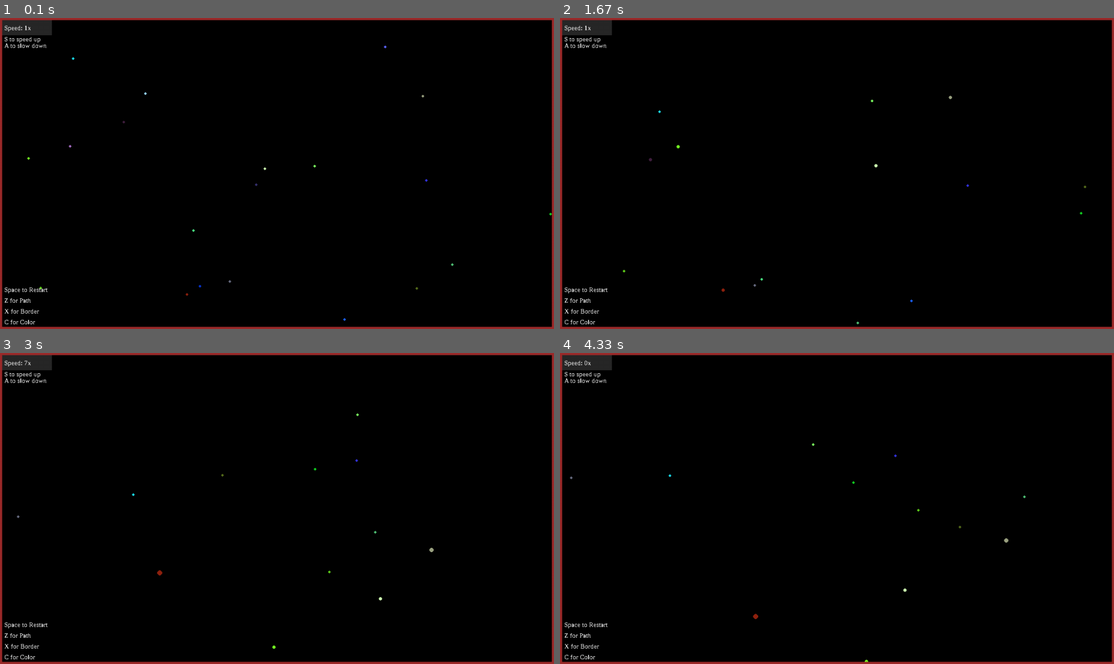
Above: before the commit, frames 1-4 (two rows, left to right).
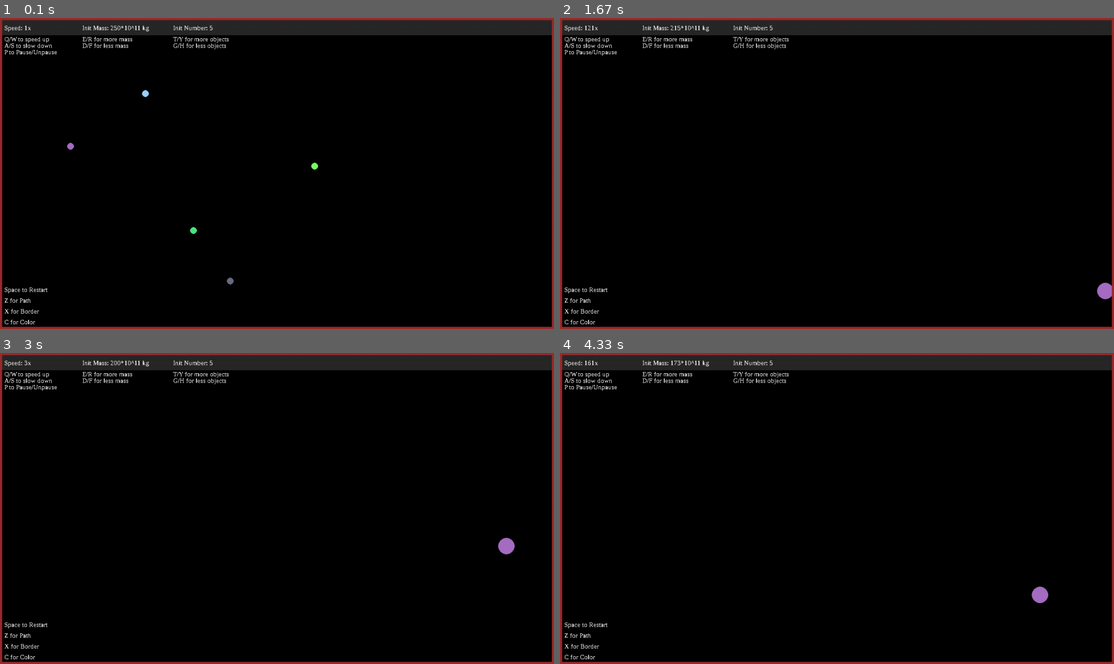
Above: after the commit, the same moments.

Repository: HiDoYa/gravity-simulation
Game: pygame game, started from simulation/main.py
The game is run twice, just before and just after one commit, with the same random seed, the same clock (stepped at 60 frames per second) and the same inputs.
Inputs (mouse positions are in pixels of both pictures, inside the frame that each line leads up to):
- Up to frame 1 (0.1 s): no input
- Up to frame 2 (1.67 s): hold D 0.33-0.8 s; press the mouse at (687, 182) at 0.87 s; move the mouse to (842, 195) at 0.97 s; release the mouse at (1003, 204) at 1.1 s; hold W 1.17-1.47 s; move the mouse to (632, 179) at 1.2 s; tap F at 1.23, 1.57 s; tap T at 1.32 s; hold D from 1.5 s (still down)
- Up to frame 3 (3 s): tap F at 1.87, 2.07, 2.37, 2.63, 2.97 s; release D at 1.97 s; hold A 2-2.53 s; tap Y at 2.15 s; hold S 2.57-2.87 s; tap T at 2.72 s; hold A from 2.9 s (still down)
- Up to frame 4 (4.33 s): tap F at 3.27, 3.4, 3.8, 4.1 s; release A at 3.3 s; hold W 3.33-3.7 s; tap Y at 3.48 s; hold D from 3.73 s (still down); tap T at 3.88 s

The runs differ from the first frame. In frame 1, 4.9% of the frame differs, in the area x 0-100%, y 0-98%; in frame 2, 5.0%; in frame 3, 5.0%; in frame 4, 5.0%, in the area x 0-100%, y 0-100%.

Commit message:
Added tool tip to select objects

Diff:
--- a/simulation/main.py
+++ b/simulation/main.py
@@ -22,16 +22,21 @@
 text_z = text_font.render("Z for Path", False, WHITE)
 text_x = text_font.render("X for Border", False, WHITE)
 text_c = text_font.render("C for Color", False, WHITE)
-text_s = text_font.render("S to speed up", False, WHITE)
-text_a = text_font.render("A to slow down", False, WHITE)
+text_s = text_font.render("Q/W to speed up", False, WHITE)
+text_a = text_font.render("A/S to slow down", False, WHITE)
+text_d = text_font.render("E/R for more mass", False, WHITE)
+text_f = text_font.render("D/F for less mass", False, WHITE)
+text_g = text_font.render("T/Y for more objects", False, WHITE)
+text_h = text_font.render("G/H for less objects", False, WHITE)
+text_p = text_font.render("P to Pause/Unpause", False, WHITE)
 
 clock = pygame.time.Clock()
 random.seed()
 
 # Create objects
 objects = []
-number_of_objects = 20
-start_mass = 30
+number_of_objects = 5
+start_mass = 250
 game_speed = 1
 
 # Create border
@@ -44,6 +49,7 @@
 # Flags
 done = False
 pressing = False
+pause = False
 draw_path = False
 draw_color = True
 border = True
@@ -77,6 +83,7 @@
         # Initialize mass and position
         self.mass = mass
         self.merged = False
+        self.selected = False
 
         self.color = color
 
@@ -184,6 +191,11 @@
 
     def draw_object(self):
         if not self.merged:
+            # If an object is selected, draw an outline around them
+            if self.selected:
+                pygame.draw.circle(screen, DARK_RED, [int(self.position_x), int(self.position_y)], int(self.radius) + 4)
+
+            # Draw objects. If/else for diff color modes
             if draw_color:
                 pygame.draw.circle(screen, self.color, [int(self.position_x), int(self.position_y)], int(self.radius))
             else:
@@ -223,24 +235,87 @@
         # Delete objects and reinitialize for new set of objects
         del objects[:]
         init_objects()
+    # Path
     elif pressed[pygame.K_z] and not pressing:
         pressing = True
         draw_path = not draw_path
+    # Border
     elif pressed[pygame.K_x] and not pressing:
         pressing = True
         border = not border
         # Border needs to disappear
         screen.fill(BLACK)
+    # Color
     elif pressed[pygame.K_c] and not pressing:
         pressing = True
         draw_color = not draw_color
+    # Game speed +
+    elif pressed[pygame.K_q] and not pressing:
+        pressing = True
+        game_speed += 1
+    elif pressed[pygame.K_w] and not pressing:
+        pressing = True
+        game_speed += 10
+    # Game speed -
+    elif pressed[pygame.K_a] and not pressing:
+        pressing = True
+        if game_speed > 1:
+            game_speed -= 1
     elif pressed[pygame.K_s] and not pressing:
         pressing = True
-        game_speed += 1
-    elif pressed[pygame.K_a] and not pressing:
-        pressing = True
-        if game_speed > 0:
-            game_speed -= 1
+        if game_speed > 10:
+            game_speed -= 10
+    # Mass +
+    elif pressed[pygame.K_e] and not pressing:
+        pressing = True
+        start_mass += 1
+    elif pressed[pygame.K_r] and not pressing:
+        pressing = True
+        start_mass += 10
+    # Mass -
+    elif pressed[pygame.K_d] and not pressing:
+        pressing = True
+        if start_mass > 1:
+            start_mass -= 1
+    elif pressed[pygame.K_f] and not pressing:
+        pressing = True
+        if start_mass > 11:
+            start_mass -= 10
+    # Num +
+    elif pressed[pygame.K_t] and not pressing:
+        pressing = True
+        number_of_objects += 1
+    elif pressed[pygame.K_y] and not pressing:
+        pressing = True
+        number_of_objects += 10
+    # Num -
+    elif pressed[pygame.K_g] and not pressing:
+        pressing = True
+        if number_of_objects > 1:
+            number_of_objects -= 1
+    elif pressed[pygame.K_h] and not pressing:
+        pressing = True
+        if number_of_objects > 11:
+            number_of_objects -= 10
+    # Pause
+    elif pressed[pygame.K_p] and not pressing:
+        pressing = True
+        pause = not pause
+
+    # Check if player clicked on an object
+    if pygame.mouse.get_pressed()[0]:
+        # To check whether to deselect item
+        for i in objects:
+            # Deselect all other objects
+            i.selected = False
+            # Find distance between mouse and object
+            mouse_pos = pygame.mouse.get_pos()
+            distance = math.sqrt((mouse_pos[0] - i.position_x)**2 + (mouse_pos[1] - i.position_y)**2)
+            # If the distance is smaller than the radius, the mouse is in the object and is selected
+            if i.radius > distance:
+                # Current object is selected
+                i.selected = True
+                break
 
     # Reset key press if all keys aren't pressed
     all_empty = True
@@ -257,37 +332,68 @@
     if all_empty:
         pressing = False
 
-    for num in range(game_speed):
-        # Checks for collision and deletes y if applicable
-        for x in objects:
-            for y in objects:
-                if x != y and not x.merged and not y.merged:
-                    x.collision(y)
-
-        # Calculates new velocity based on force of gravity
-        for x in objects:
-            for y in objects:
-                if x != y and not x.merged and not y.merged:
-                    x.calculate_new_velocity(y)
-
-        # Calculates position based on velocity
-        for x in objects:
-            x.calculate_new_position()
-
-        # Fill screen
-        if not draw_path:
-            screen.fill(BLACK)
-
-        # Draw
-        for i in objects:
-            i.draw_object()
-
-    # Game speed
+    if not pause:
+        for num in range(game_speed):
+            # Checks for collision and deletes y if applicable
+            for x in objects:
+                for y in objects:
+                    if x != y and not x.merged and not y.merged:
+                        x.collision(y)
+
+            # Zeroes out acceleration
+            for x in objects:
+                x.acceleration_x = 0
+                x.acceleration_y = 0
+
+            # Calculates new velocity based on force of gravity
+            for x in objects:
+                for y in objects:
+                    if x != y and not x.merged and not y.merged:
+                        x.calculate_new_velocity(y)
+
+            # Calculates position based on velocity
+            for x in objects:
+                x.calculate_new_position()
+
+            # Fill screen
+            if not draw_path:
+                screen.fill(BLACK)
+
+            # Draw
+            for i in objects:
+                i.draw_object()
+
+    # Rectangle for top bar
+    pygame.draw.rect(screen, (40, 40, 40), (0, 0, size[0], 40))
+
+    # If an object is selected, display its information
+    for i in objects:
+        if i.selected:
+            acceleration = math.sqrt(i.acceleration_x ** 2 + i.acceleration_y ** 2)
+            velocity = math.sqrt(i.velocity_x ** 2 + i.velocity_y ** 2)
+            object_information = "X Position: " + str(round(i.position_x, 2)) + "  Y Position: " + str(round(i.position_y, 2)) + "  Velocity: " + str(round(velocity, 3)) + "  Acceleration: " + str(round(acceleration, 5))
+            text_display = text_font.render(object_information, False, WHITE)
+            screen.blit(text_display, (600, 14))
+            break
+
+    # Game speed change
     text_speed = text_font.render("Speed: " + str(game_speed) + "x", False, WHITE)
-    pygame.draw.rect(screen, (40, 40, 40), (0, 0, 120, 40))
     screen.blit(text_speed, (10, 14))
     screen.blit(text_s, (10, 40))
     screen.blit(text_a, (10, 55))
+    screen.blit(text_p, (10, 70))
+
+    # Mass Change
+    text_mass = text_font.render("Init Mass: " + str(start_mass) + "*10^11 kg", False, WHITE)
+    screen.blit(text_mass, (190, 14))
+    screen.blit(text_d, (190, 40))
+    screen.blit(text_f, (190, 55))
+
+    # Number change
+    text_number = text_font.render("Init Number: " + str(number_of_objects), False, WHITE)
+    screen.blit(text_number, (400, 14))
+    screen.blit(text_g, (400, 40))
+    screen.blit(text_h, (400, 55))
 
     # Instructions
     screen.blit(text_space, (10, size[1] - 100))
